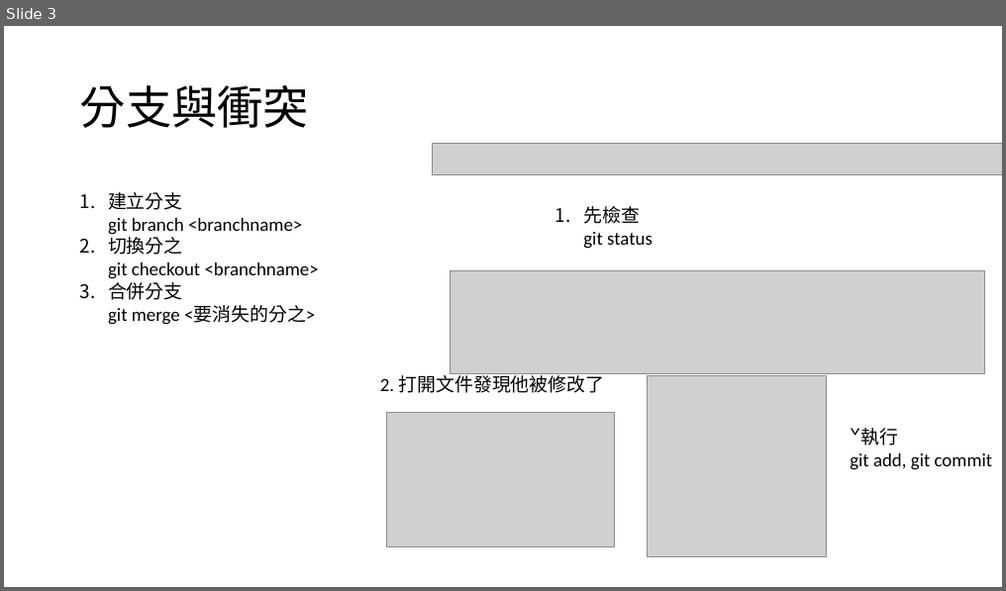
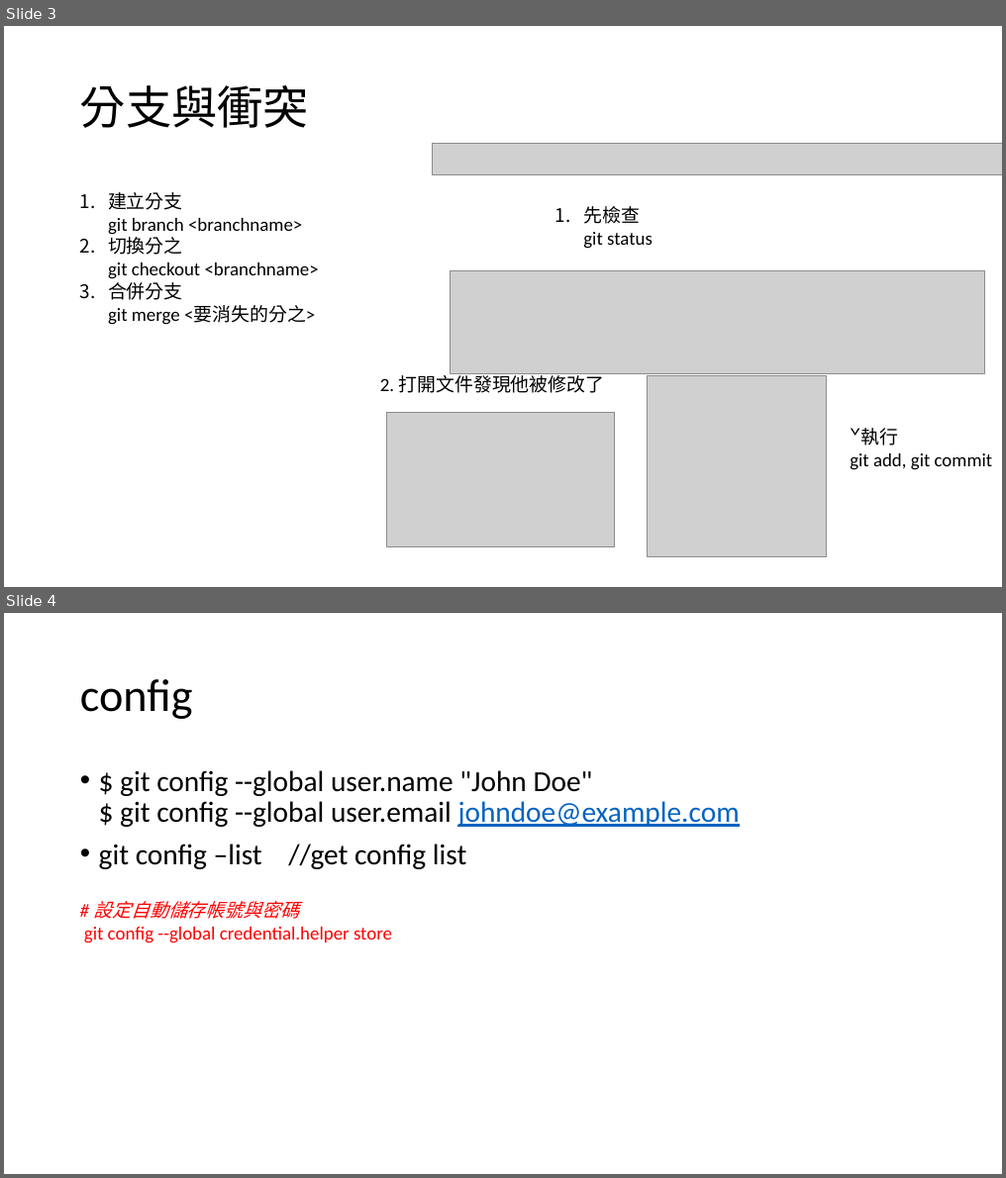
Before and after one commit to yhlizl/studyDocument, a slide deck: git.pptx. Shown one above the other, each under a label of ours: slide 3 before the commit, slides 3 and 4 after it. The pictures are 1006x591 and 1006x1178 pixels, drawn with LibreOffice and Linux fonts; fonts in the diff are those of the drawing; grey boxes stand for pictures. Boxes give left, top, right and bottom in pixels: in the first picture for what was removed or moved away, otherwise in the second. Text is boxed around its words. In the diff, an @@ line names an element or a change of style, - is before the commit and + after.

Commit message:
ok

```diff
--- a/git.pptx
+++ b/git.pptx
@@ slide 4 added at <box>4,613,1002,1174</box>, background #FFFFFF @@
@@ title added at <box>80,679,193,719</box>, 44 pt, text #000000 @@
+config
@@ text added at <box>99,770,740,869</box>, 28 pt, text #000000 @@
+• $ git config --global user.name "John Doe"
+  $ git config --global user.email johndoe@example.com
+• git config –list //get config list
@@ text added at <box>84,901,392,944</box>, 18 pt, text #FF0000 @@
+# 設定自動儲存帳號與密碼
+git config --global credential.helper store
```
